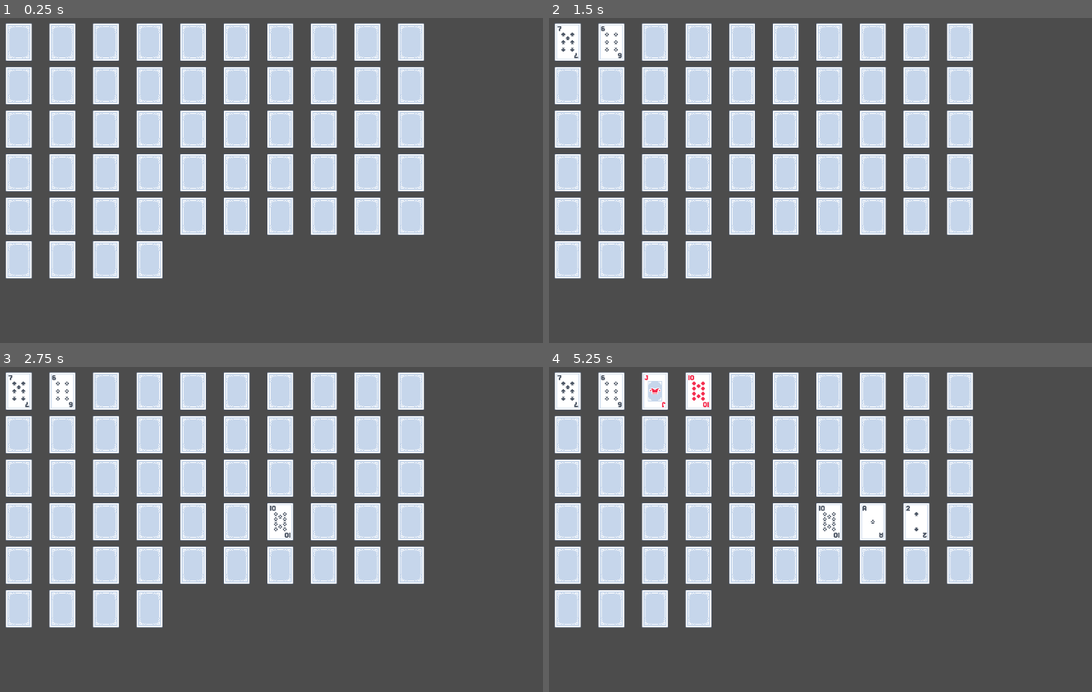
Above: before the commit, frames 1-4 (two rows, left to right).
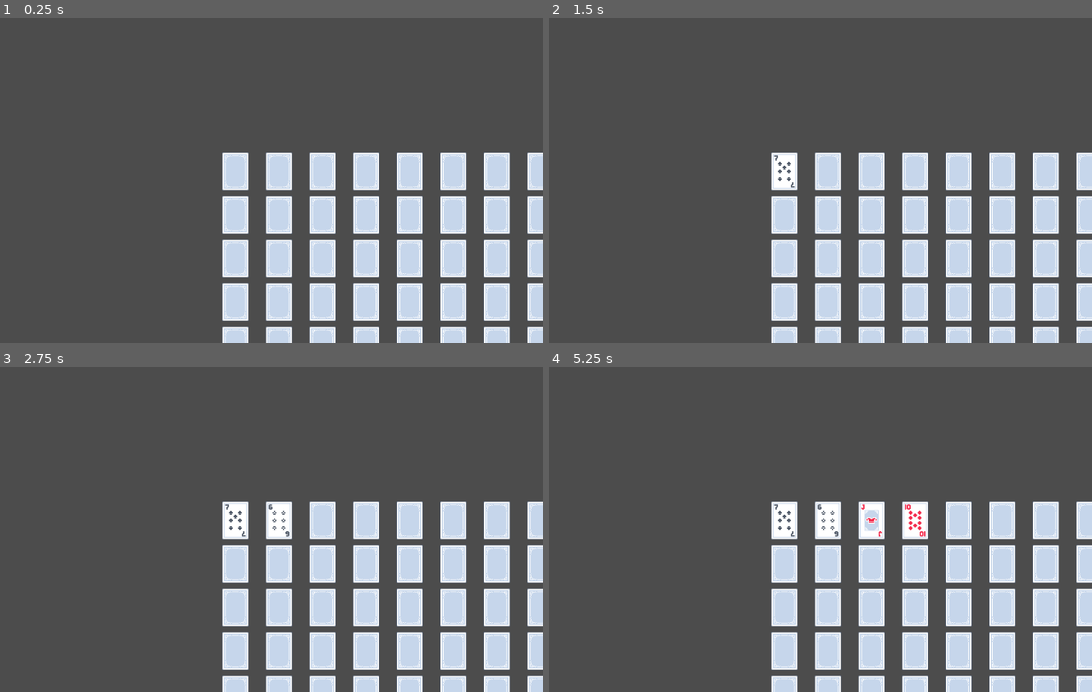
Above: after the commit, the same moments.

Repository: sakkaku-dev/memory-card
Game: Godot game, scene res://scenes/Game.tscn
Two runs of this game, one before a commit and one after it. Both use one fixed random seed, a clock stepped at 60 frames per second and the inputs below.
Inputs (mouse positions are in pixels of both pictures, inside the frame that each line leads up to; where the layout moved, square brackets give the same spot in the first picture):
- Up to frame 1 (0.25 s): no input
- Up to frame 2 (1.5 s): click (782, 170) [565, 40] at 0.5 s; click (608, 40) at 1.27 s
- Up to frame 3 (2.75 s): click (276, 519) at 2.02 s
- Up to frame 4 (5.25 s): click (657, 389) at 2.77 s; click (869, 519) at 3.52 s; click (701, 389) at 4.27 s; click (912, 519) at 5.02 s

The runs differ from the first frame. In frame 1, 41% of the frame differs, in the area x 1-100%, y 1-100%; in frame 2, 41%; in frame 3, 41%; in frame 4, 41%.

Commit message:
Matching cards

Diff:
--- /dev/null
+++ b/scenes/Game.gd
@@ -0,0 +1,16 @@
+extends Node
+
+
+# Declare member variables here. Examples:
+# var a = 2
+# var b = "text"
+
+
+# Called when the node enters the scene tree for the first time.
+func _ready():
+	pass # Replace with function body.
+
+
+# Called every frame. 'delta' is the elapsed time since the previous frame.
+#func _process(delta):
+#	pass
--- a/scenes/Game.tscn
+++ b/scenes/Game.tscn
@@ -1,17 +1,12 @@
-[gd_scene load_steps=2 format=2]
+[gd_scene load_steps=3 format=2]
 
 [ext_resource path="res://scenes/MemoryCardGrid.tscn" type="PackedScene" id=1]
+[ext_resource path="res://scenes/Game.gd" type="Script" id=2]
 
 [node name="Game" type="Node"]
+script = ExtResource( 2 )
 
-[node name="CenterContainer" type="CenterContainer" parent="."]
-anchor_right = 1.0
-anchor_bottom = 1.0
-__meta__ = {
-"_edit_use_anchors_": false
-}
-
-[node name="MemoryCardGrid" parent="CenterContainer" instance=ExtResource( 1 )]
+[node name="MemoryCardGrid" parent="." instance=ExtResource( 1 )]
 anchor_right = 0.0
 anchor_bottom = 0.0
 margin_left = 512.0
--- a/scenes/MemoryCardGrid.gd
+++ b/scenes/MemoryCardGrid.gd
@@ -1,12 +1,21 @@
-extends GridContainer
+extends Control
+
+signal cards_matched
 
 const POKER_CARD_SCENE = preload("res://assets/poker-cards/PokerCard.tscn")
+
+export var match_count = 4
+
+onready var grid := $GridContainer
+onready var revealed_timer := $RevealedTimer
+
+var revealed_cards = []
 
 func _ready():
 	var cards = create_card_scenes()
 	cards.shuffle()
 	for card in cards:
-		add_child(card)
+		grid.add_child(card)
 
 
 func create_card_scenes() -> Array:
@@ -34,4 +43,35 @@
 
 
 func _on_card_click(card: PokerCard):
+	if _max_revealed_cards():
+		return
+
 	card.show_back = false
+	revealed_cards.append(card)
+
+	if _max_revealed_cards():
+		revealed_timer.start()
+
+
+func _max_revealed_cards() -> bool:
+	return revealed_cards.size() >= match_count
+
+
+func _revealed_cards_matching() -> bool:
+	var value = revealed_cards.front().value
+
+	var card_match = 0
+	for card in revealed_cards:
+		if card.value == value:
+			card_match += 1
+
+	return card_match == match_count
+
+
+func _on_RevealedTimer_timeout():
+	if _revealed_cards_matching():
+		emit_signal("cards_matched")
+	else:
+		for c in revealed_cards:
+			c.show_back = true
+	revealed_cards = []
--- a/scenes/MemoryCardGrid.tscn
+++ b/scenes/MemoryCardGrid.tscn
@@ -2,11 +2,21 @@
 
 [ext_resource path="res://scenes/MemoryCardGrid.gd" type="Script" id=1]
 
-[node name="MemoryCardGrid" type="GridContainer"]
+[node name="MemoryCardGame" type="CenterContainer"]
 anchor_right = 1.0
 anchor_bottom = 1.0
-columns = 10
 script = ExtResource( 1 )
 __meta__ = {
 "_edit_use_anchors_": false
 }
+
+[node name="GridContainer" type="GridContainer" parent="."]
+margin_left = 512.0
+margin_top = 300.0
+margin_right = 512.0
+margin_bottom = 300.0
+columns = 10
+
+[node name="RevealedTimer" type="Timer" parent="."]
+one_shot = true
+[connection signal="timeout" from="RevealedTimer" to="." method="_on_RevealedTimer_timeout"]
Not shown, changed: .github/workflows/ci.yml
